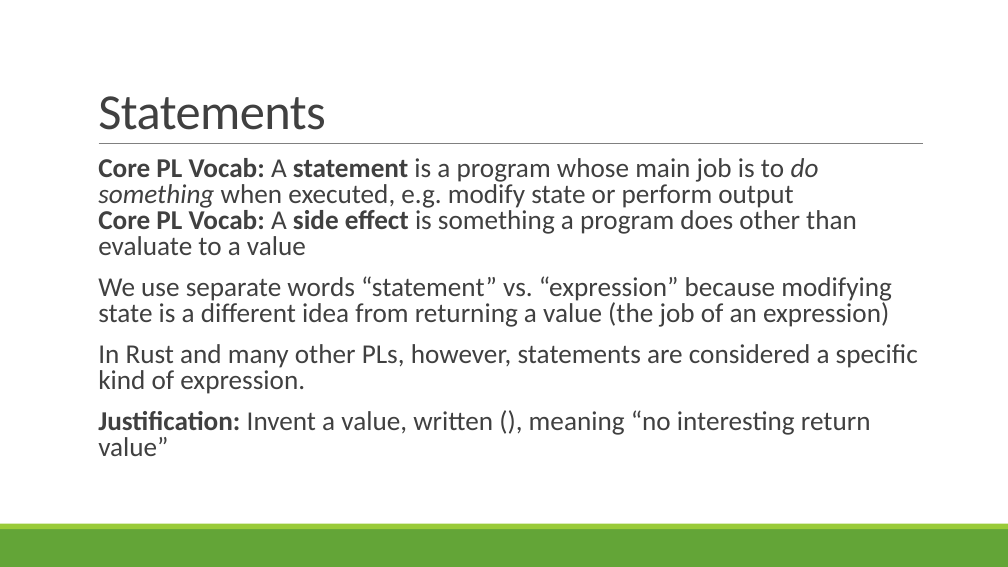
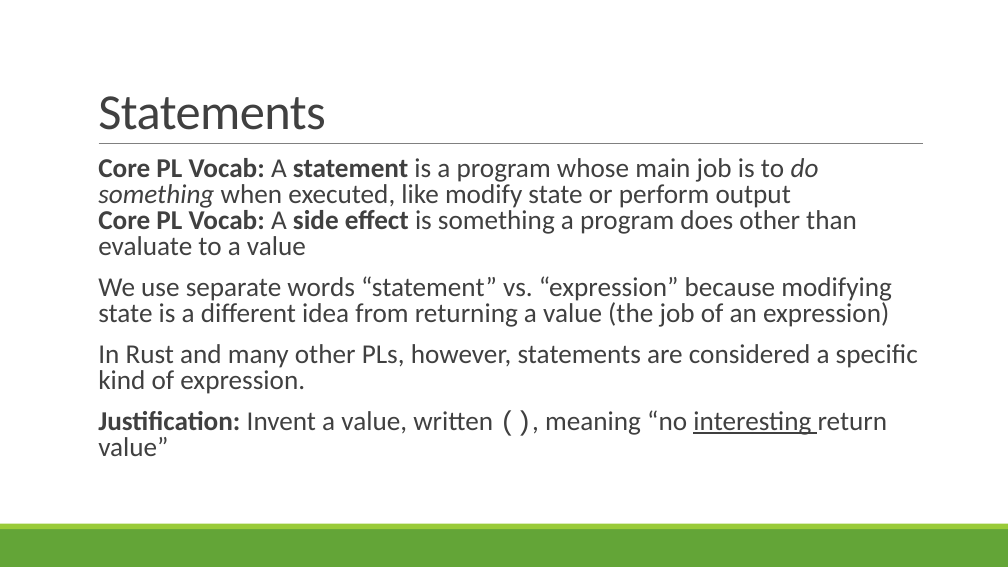
Before and after one commit to rbohrer/pl-course, a slide deck: slide 34 of LectureSlides/01Rust.pptx (slide 35 before the commit). Drawn at 1008x567 pixels with LibreOffice and Linux fonts; fonts in the diff are those of the drawing. Boxes give left, top, right and bottom in pixels: in the first picture for what was removed or moved away, otherwise in the second. Text is boxed around its words. In the diff, an @@ line names an element or a change of style, - is before the commit and + after.

```diff
--- a/LectureSlides/01Rust.pptx
+++ b/LectureSlides/01Rust.pptx
@@ text at (x1=98, y1=158, x2=857, y2=255): text changed @@
-  Core PL Vocab: A statement is a program whose main job is to do something when executed, e.g. modify state or perform output
-  Core PL Vocab: A side effect is something a program does other than evaluate to a value
+  Core PL Vocab: A statement is a program whose main job is to do something when executed, like modify state or perform output
+  Core PL Vocab: A side effect is something a program does other than evaluate to a value
@@ text at (x1=98, y1=410, x2=888, y2=456): font Calibri to Courier New in "(),"; underline on in "interesting" @@
```
Also in this commit, not shown: 15 other slides changed, 3 slides added, 2 other files.
